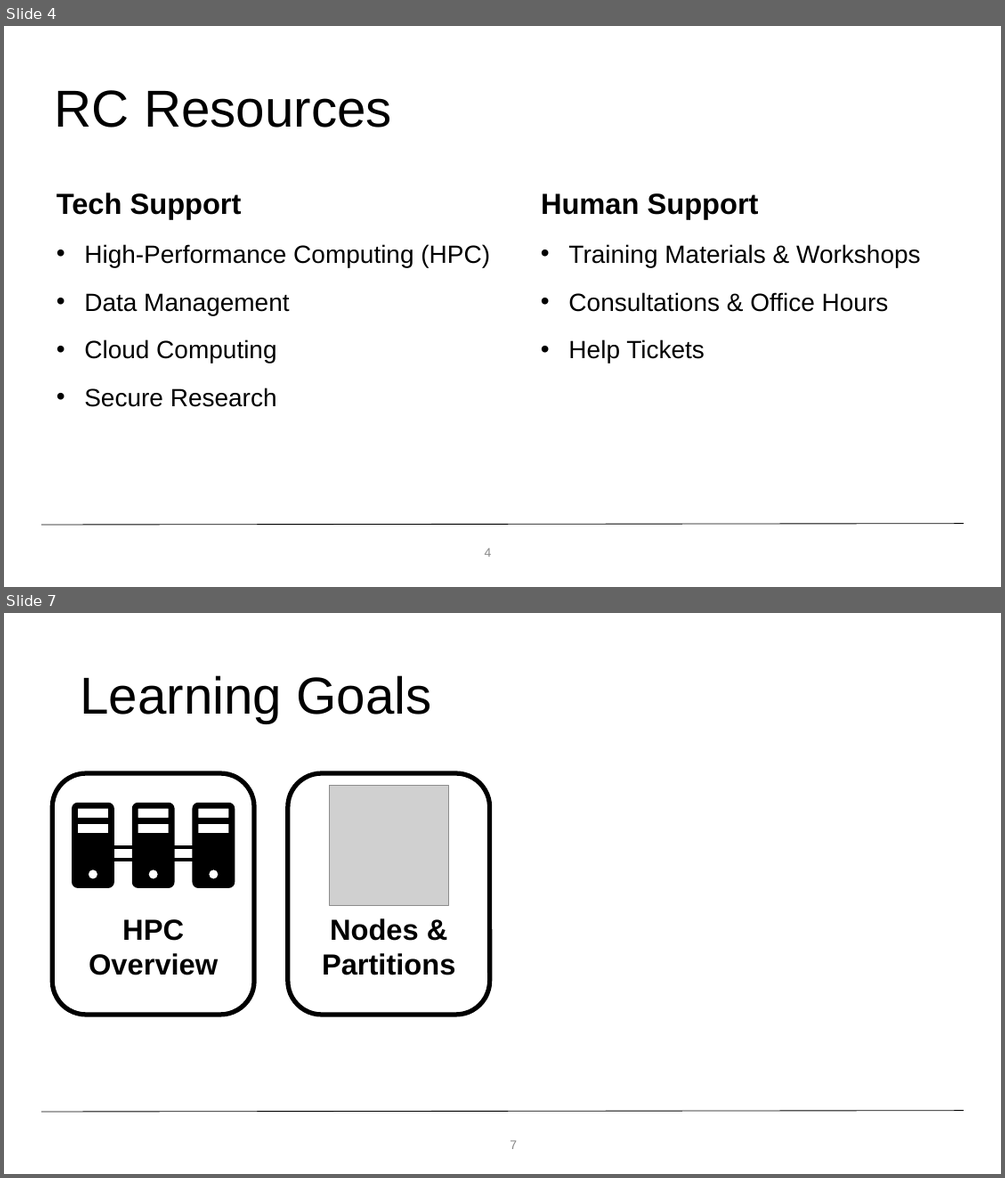
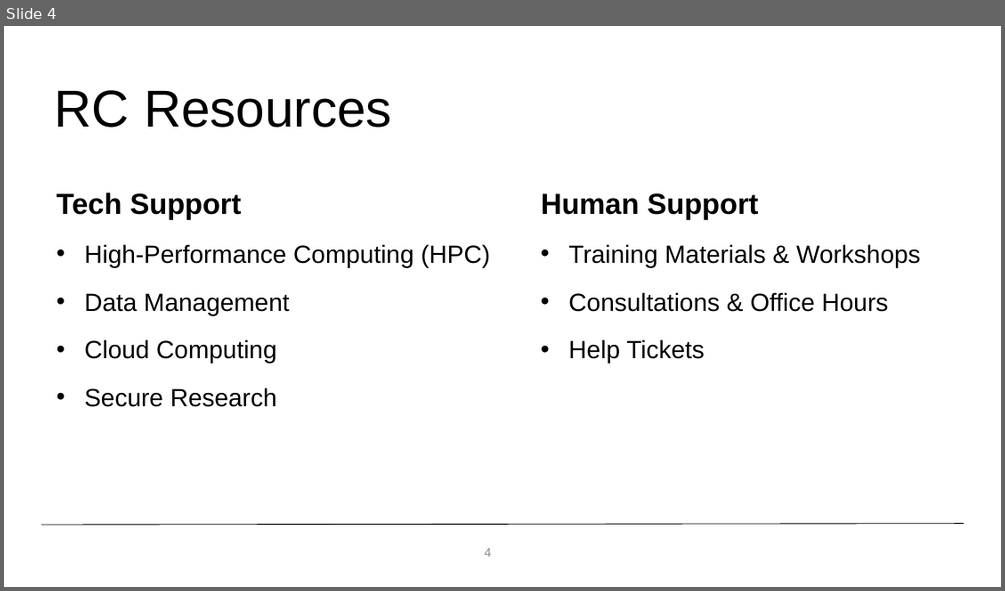
Before and after one commit to ResearchComputing/New_User_Seminar, a slide deck: Alpine_New_User_Seminar.pptx. Shown one above the other, each under a label of ours: slides 4 and 7 before the commit, slide 4 after it; the slides between them are not shown. The pictures are 1005x1178 and 1005x591 pixels, drawn with LibreOffice and Linux fonts; fonts in the diff are those of the drawing; grey boxes stand for pictures; background and template pictures are left out. Boxes give left, top, right and bottom in pixels: in the first picture for what was removed or moved away, otherwise in the second. Text is boxed around its words. In the diff, an @@ line names an element or a change of style, - is before the commit and + after.

```diff
--- a/Alpine_New_User_Seminar.pptx
+++ b/Alpine_New_User_Seminar.pptx
@@ slide 7 removed at (x1=4, y1=613, x2=1001, y2=1174), background #FFFFFF; not listed: 1 template element that a slide beside it also shows @@
@@ title removed at (x1=80, y1=675, x2=432, y2=723) @@
-Learning Goals
@@ rounded rectangle removed at (x1=53, y1=773, x2=254, y2=1014) @@
@@ rounded rectangle removed at (x1=288, y1=773, x2=490, y2=1014) @@
@@ picture removed at (x1=329, y1=786, x2=449, y2=906) @@
@@ group removed at (x1=72, y1=803, x2=235, y2=887): 3 freeform shapes, 1 rectangle @@
@@ text removed at (x1=89, y1=919, x2=218, y2=975) @@
-HPC
-Overview
@@ text removed at (x1=322, y1=918, x2=455, y2=975) @@
-Nodes &
-Partitions
@@ page number removed at (x1=510, y1=1140, x2=517, y2=1149) @@
-7
```
Also in this commit, not shown: 13 slides changed, 8 other slides removed, 1 other file.
